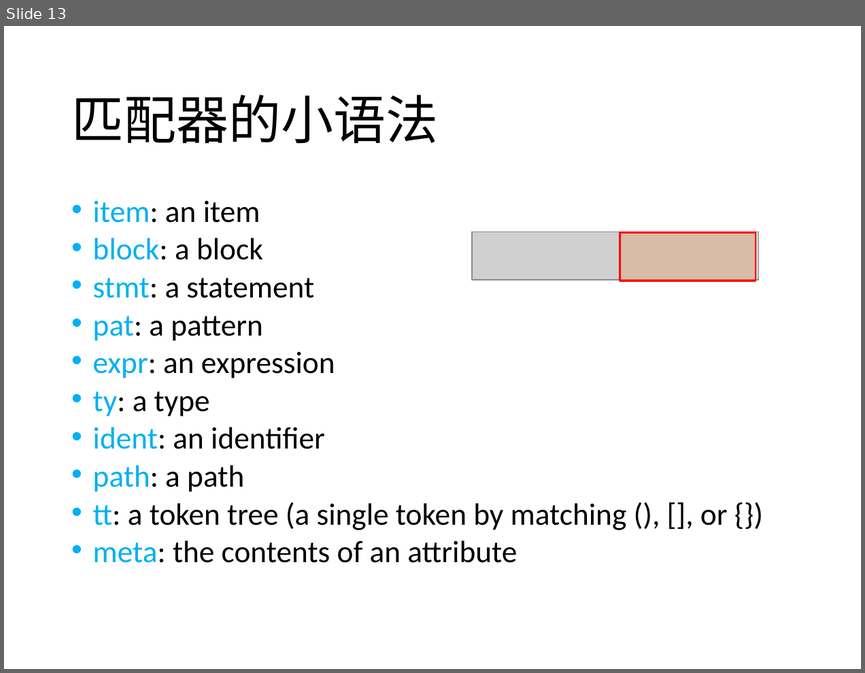
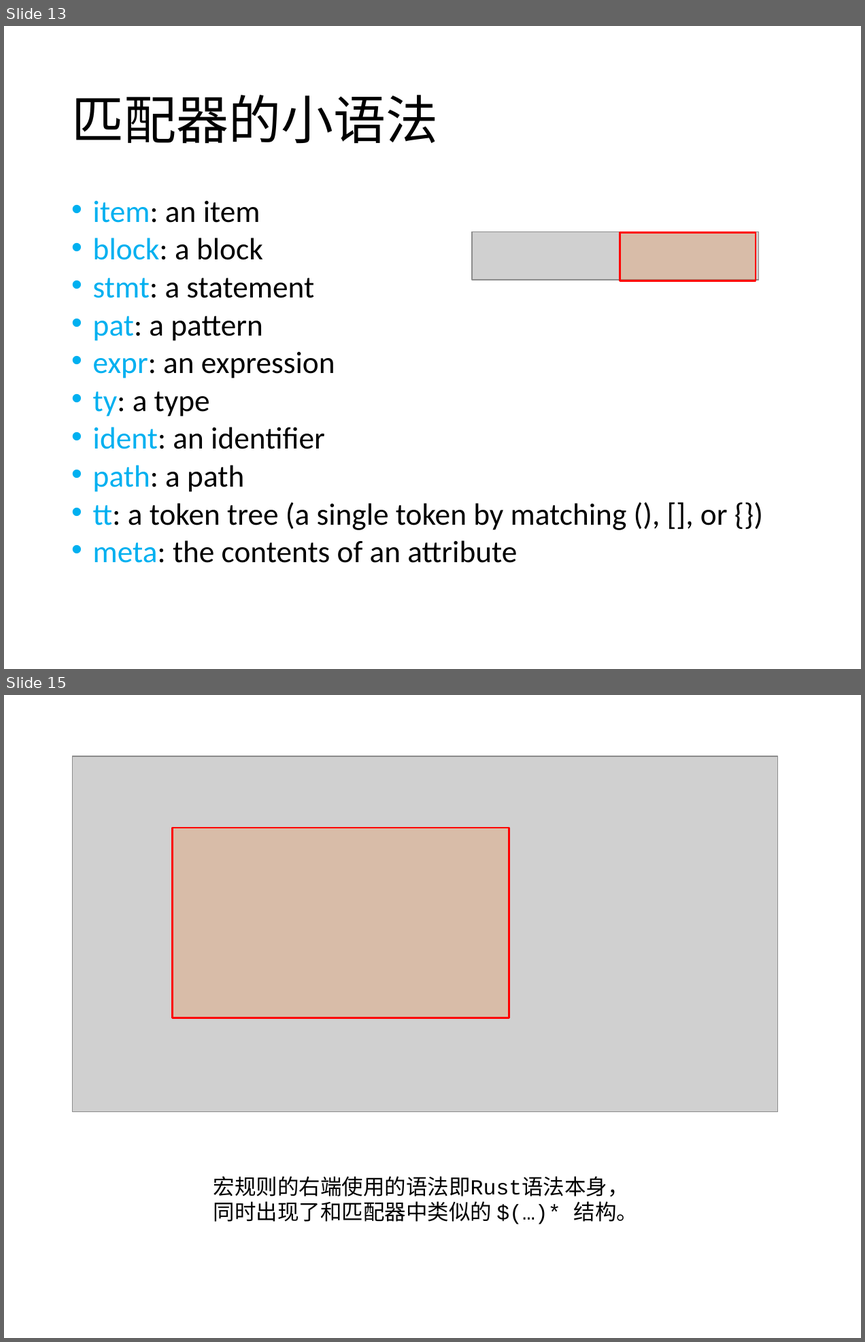
Before and after one commit to agave233/teamwork-14-Macro, a slide deck: Slides/Rust Part Slides.pptx. Shown one above the other, each under a label of ours: slide 13 before the commit, slides 13 and 15 after it; the slides between them are not shown. The pictures are 865x673 and 865x1342 pixels, drawn with LibreOffice and Linux fonts; fonts in the diff are those of the drawing; grey boxes stand for pictures. Boxes give left, top, right and bottom in pixels: in the first picture for what was removed or moved away, otherwise in the second. Text is boxed around its words. In the diff, an @@ line names an element or a change of style, - is before the commit and + after.

```diff
--- a/Slides/Rust Part Slides.pptx
+++ b/Slides/Rust Part Slides.pptx
@@ slide 15 added at [4, 695, 861, 1338], background #FFFFFF @@
@@ picture added at [73, 756, 778, 1110] @@
@@ rectangle added at [173, 828, 509, 1018], fill #FF6600 at 19% opacity, outline #FF0000 1.5 pt @@
@@ text added at [213, 1176, 638, 1221], 18 pt, text #000000 @@
+宏规则的右端使用的语法即Rust语法本身，
+同时出现了和匹配器中类似的 $(…)* 结构。
```
Also in this commit, not shown: 1 slide changed, 2 other slides added, 1 other file.
